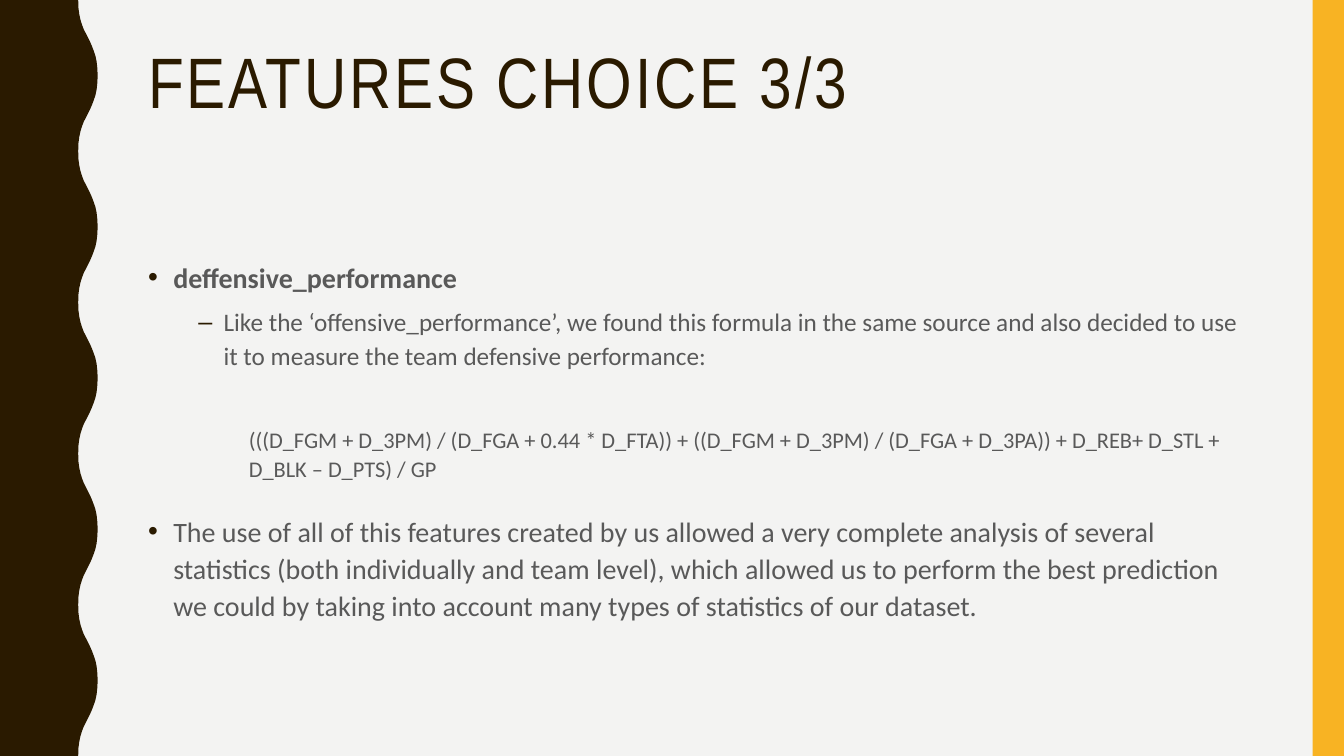
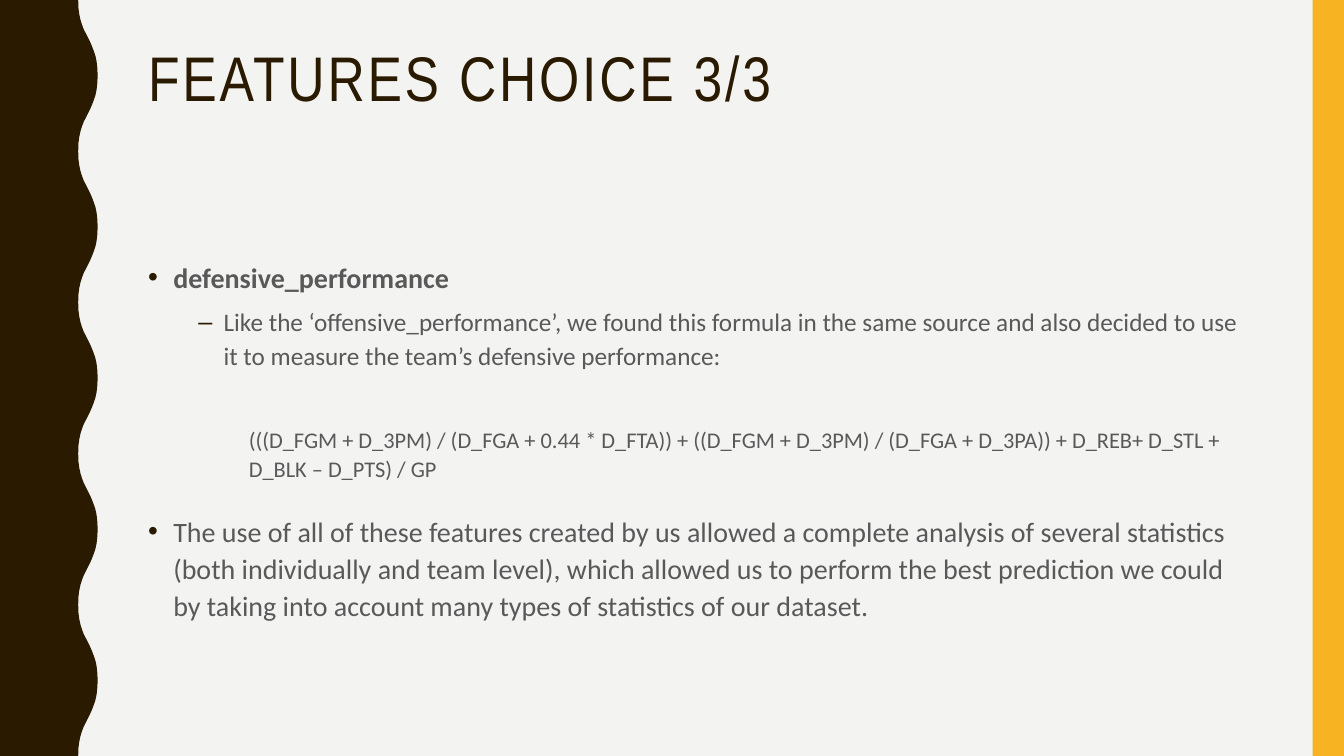
Before and after one commit to afs202005277/AC, a slide deck: slide 19 of ppt projeto.pptx. Drawn at 1344x756 pixels with LibreOffice and Linux fonts; fonts in the diff are those of the drawing. Boxes give left, top, right and bottom in pixels: in the first picture for what was removed or moved away, otherwise in the second. Text is boxed around its words. In the diff, an @@ line names an element or a change of style, - is before the commit and + after.

```diff
--- a/ppt projeto.pptx
+++ b/ppt projeto.pptx
@@ title "FEATURES CHOICE 3/3" at (148,55,771,102): size 51 to 45 pt @@
@@ text at (173,268,1237,369): text changed @@
-• deffensive_performance
-  – Like the ‘offensive_performance’, we found this formula in the same source and also decided to use it to measure the team defensive performance:
+• defensive_performance
+  – Like the ‘offensive_performance’, we found this formula in the same source and also decided to use it to measure the team’s defensive performance:
@@ text at (173,522,1225,621): text changed @@
-• The use of all of this features created by us allowed a very complete analysis of several statistics (both individually and team level), which allowed us to perform the best prediction we could by taking into account many types of statistics of our dataset.
+• The use of all of these features created by us allowed a complete analysis of several statistics (both individually and team level), which allowed us to perform the best prediction we could by taking into account many types of statistics of our dataset.
```
Also in this commit, not shown: 33 other slides changed.
